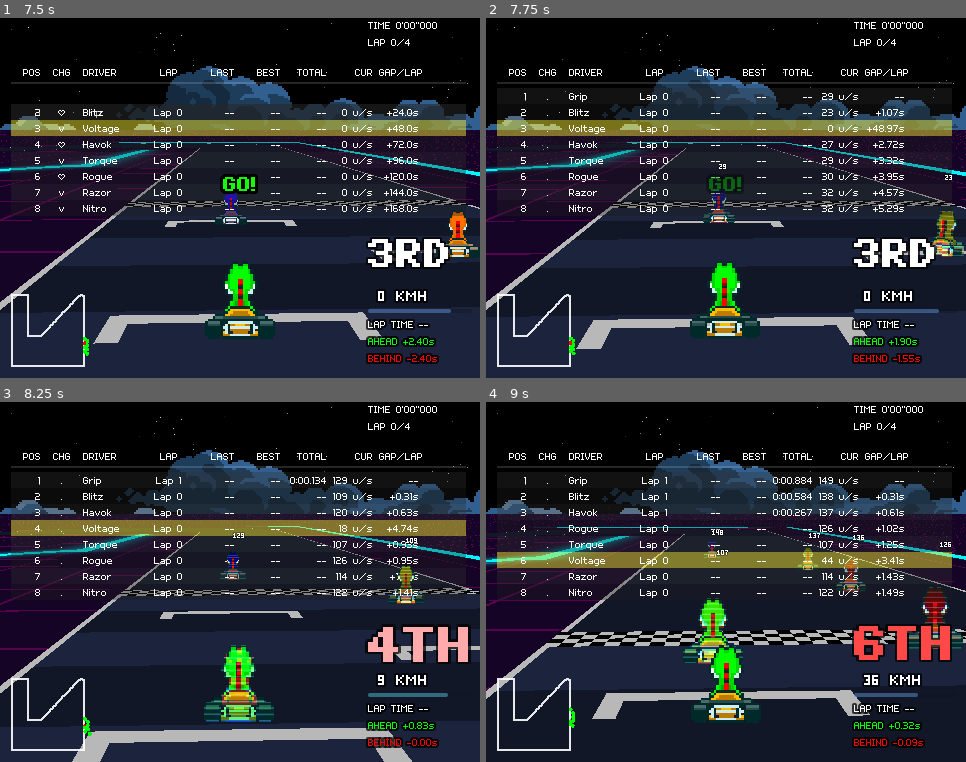
Above: before the commit, frames 1-4 (two rows, left to right).
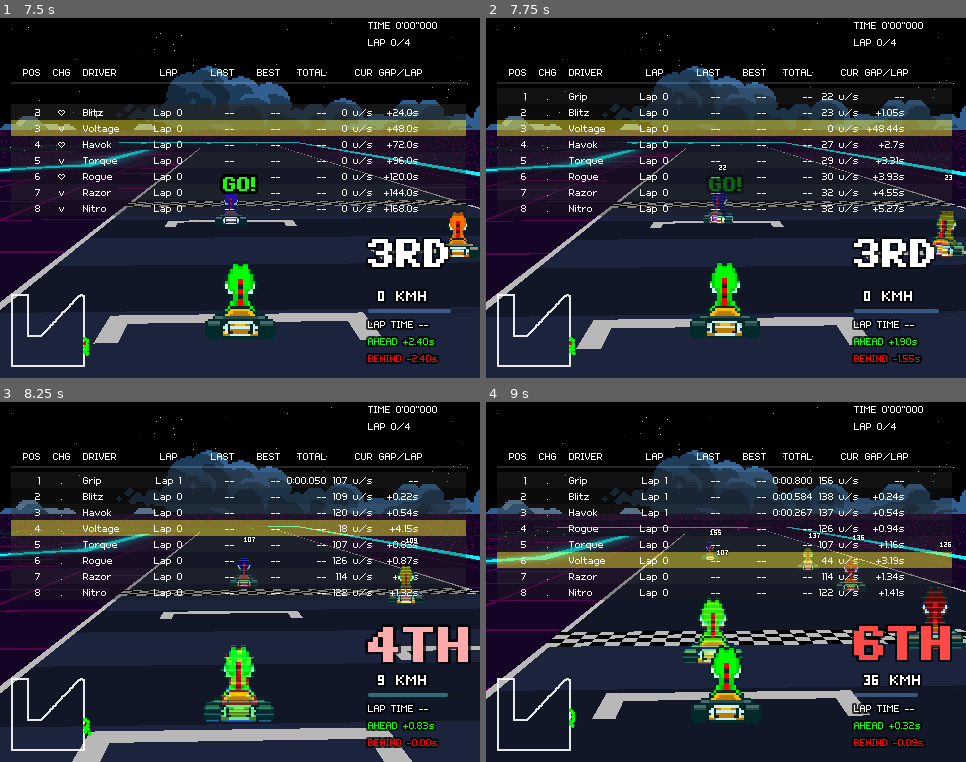
Above: after the commit, the same moments.

Repository: Tekknobot/Kart7
Game: Godot game, scene res://Scenes/main.tscn
Same seed, same stepped clock (60 frames per second), same inputs: the game is played once before the commit and once after it.
Inputs (mouse positions are in pixels of both pictures, inside the frame that each line leads up to):
- Up to frame 1 (7.5 s): tap Enter (ui_accept) at 0.5, 0.77, 3.77, 5, 6.5, 6.77 s; move the mouse to (345, 180) at 0.52 s; hold D (Right) 0.53-1.25 s; hold Shift (Drift) 0.53-1.25 s; click (345, 180) at 0.67 s; tap E (Item) at 0.8, 3.8, 6.8 s; drag from (144, 216) to (216, 270) at 1.27 s; move the mouse to (288, 118) at 2.02 s; hold D (Right) 2.03-2.75 s; hold Space (Nitro) 2.03-2.75 s; tap Tab at 2.3, 5.3 s; drag from (216, 270) to (96, 144) at 2.77 s; move the mouse to (384, 252) at 3.52 s; hold A (Left) 3.53-4.25 s; hold Shift (Drift) 3.53-4.25 s; drag from (96, 144) to (168, 108) at 4.27 s; move the mouse to (264, 198) at 5.02 s; hold S (Brake) 5.03-5.75 s; hold Space (Nitro) 5.03-5.75 s; click (264, 198) at 5.17 s; drag from (168, 108) to (144, 216) at 5.77 s; move the mouse to (345, 180) at 6.52 s; hold W (Forward) 6.53-7.25 s; hold Shift (Drift) 6.53-7.25 s; drag from (144, 216) to (216, 270) at 7.27 s
- Up to frame 2 (7.75 s): no input
- Up to frame 3 (8.25 s): move the mouse to (288, 502) at 8.02 s; hold S (Brake) from 8.03 s (still down); hold Space (Nitro) from 8.03 s (still down)
- Up to frame 4 (9 s): tap Tab at 8.3 s; release S (Brake) at 8.75 s; release Space (Nitro) at 8.75 s; drag from (702, 654) to (582, 528) at 8.77 s

Frame 1 is identical in both runs. In frame 2, 0.4% of the frame differs, in the area x 17-86%, y 20-90%; in frame 3, 0.7%, in the area x 17-86%, y 20-89%; in frame 4, 0.4%.

Commit message:
Successful build to Windows.

Diff:
--- a/Scripts/World Elements/Pseudo3D.gd
+++ b/Scripts/World Elements/Pseudo3D.gd
@@ -49,7 +49,7 @@
 var _intro_tween: Tween
 var _finish_mode: bool = false
 
-const REARVIEW_ACTION: StringName = "RearView"
+var REARVIEW_ACTION: StringName = "RearView"
 
 # ---- Player facing during intro spin ----
 @export var player_angle_frame_offset_deg: float = 0.0  # rotate mapping if your "front" isn't frame 0
--- a/Scripts/World Elements/Racers/Player.gd
+++ b/Scripts/World Elements/Racers/Player.gd
@@ -782,8 +782,9 @@
 		if not InputMap.has_action(action):
 			InputMap.add_action(action)
 
-	# Gamepad
+	# --- Gamepad ---
 	var jb := InputEventJoypadButton.new()
+	jb.device = -1  # accept any controller (prevents Windows device-id mismatches)
 
 	# Forward: A
 	jb.button_index = JOY_BUTTON_A
@@ -792,9 +793,7 @@
 	# Hop / Drift / Nitro: Right Shoulder (RB)
 	jb.button_index = JOY_BUTTON_RIGHT_SHOULDER
 	InputMap.action_add_event("Hop", jb.duplicate())
-	jb.button_index = JOY_BUTTON_RIGHT_SHOULDER
 	InputMap.action_add_event("Drift", jb.duplicate())
-	jb.button_index = JOY_BUTTON_RIGHT_SHOULDER
 	InputMap.action_add_event("Nitro", jb.duplicate())
 
 	# RearView: Left Shoulder (LB)
@@ -807,36 +806,38 @@
 	jb.button_index = JOY_BUTTON_DPAD_RIGHT
 	InputMap.action_add_event("Right", jb.duplicate())
 
-	# Keyboard
-	var ev: InputEventKey
-
-	# Forward: W, Up
-	ev = InputEventKey.new(); ev.keycode = KEY_W;       InputMap.action_add_event("Forward", ev)
-	ev = InputEventKey.new(); ev.keycode = KEY_UP;      InputMap.action_add_event("Forward", ev)
-
-	# Brake: S, Down
-	ev = InputEventKey.new(); ev.keycode = KEY_S;       InputMap.action_add_event("Brake", ev)
-	ev = InputEventKey.new(); ev.keycode = KEY_DOWN;    InputMap.action_add_event("Brake", ev)
-
-	# Left / Right: A/D, ←/→
-	ev = InputEventKey.new(); ev.keycode = KEY_A;       InputMap.action_add_event("Left", ev)
-	ev = InputEventKey.new(); ev.keycode = KEY_LEFT;    InputMap.action_add_event("Left", ev)
-	ev = InputEventKey.new(); ev.keycode = KEY_D;       InputMap.action_add_event("Right", ev)
-	ev = InputEventKey.new(); ev.keycode = KEY_RIGHT;   InputMap.action_add_event("Right", ev)
-
-	# Drift: Shift (both)
-	ev = InputEventKey.new(); ev.keycode = KEY_SHIFT;   InputMap.action_add_event("Drift", ev)
-
-	# Item: E (keyboard) / B (pad)
-	ev = InputEventKey.new(); ev.keycode = KEY_E;       InputMap.action_add_event("Item", ev)
+	# Item: B (pad)
 	jb.button_index = JOY_BUTTON_B
 	InputMap.action_add_event("Item", jb.duplicate())
 
-	# Nitro: Space (uses the old Hop key)
-	ev = InputEventKey.new(); ev.keycode = KEY_SPACE;   InputMap.action_add_event("Nitro", ev)
+	# --- Keyboard ---
+	var ev: InputEventKey
+
+	# Forward: W, Up
+	ev = InputEventKey.new(); ev.keycode = KEY_W;     InputMap.action_add_event("Forward", ev)
+	ev = InputEventKey.new(); ev.keycode = KEY_UP;    InputMap.action_add_event("Forward", ev)
+
+	# Brake: S, Down
+	ev = InputEventKey.new(); ev.keycode = KEY_S;     InputMap.action_add_event("Brake", ev)
+	ev = InputEventKey.new(); ev.keycode = KEY_DOWN;  InputMap.action_add_event("Brake", ev)
+
+	# Left / Right: A/D, ←/→
+	ev = InputEventKey.new(); ev.keycode = KEY_A;     InputMap.action_add_event("Left", ev)
+	ev = InputEventKey.new(); ev.keycode = KEY_LEFT;  InputMap.action_add_event("Left", ev)
+	ev = InputEventKey.new(); ev.keycode = KEY_D;     InputMap.action_add_event("Right", ev)
+	ev = InputEventKey.new(); ev.keycode = KEY_RIGHT; InputMap.action_add_event("Right", ev)
+
+	# Drift: Shift (either)
+	ev = InputEventKey.new(); ev.keycode = KEY_SHIFT; InputMap.action_add_event("Drift", ev)
+
+	# Item: E (keyboard)
+	ev = InputEventKey.new(); ev.keycode = KEY_E;     InputMap.action_add_event("Item", ev)
+
+	# Nitro: Space (old Hop key)
+	ev = InputEventKey.new(); ev.keycode = KEY_SPACE; InputMap.action_add_event("Nitro", ev)
 
 	# RearView (keyboard): TAB (hold to look back)
-	ev = InputEventKey.new(); ev.keycode = KEY_TAB;     InputMap.action_add_event("RearView", ev)
+	ev = InputEventKey.new(); ev.keycode = KEY_TAB;   InputMap.action_add_event("RearView", ev)
 
 func _apply_hop_sprite_offset() -> void:
 	# intentionally empty — nitro has no visual bob
--- a/project.godot
+++ b/project.godot
@@ -71,21 +71,6 @@
 , Object(InputEventJoypadButton,"resource_local_to_scene":false,"resource_name":"","device":-1,"button_index":14,"pressure":0.0,"pressed":false,"script":null)
 ]
 }
-Hop={
-"deadzone": 0.2,
-"events": [Object(InputEventJoypadButton,"resource_local_to_scene":false,"resource_name":"","device":-1,"button_index":10,"pressure":0.0,"pressed":false,"script":null)
-]
-}
-RearView={
-"deadzone": 0.2,
-"events": [Object(InputEventJoypadButton,"resource_local_to_scene":false,"resource_name":"","device":-1,"button_index":9,"pressure":0.0,"pressed":false,"script":null)
-]
-}
-Drift={
-"deadzone": 0.2,
-"events": [Object(InputEventJoypadButton,"resource_local_to_scene":false,"resource_name":"","device":-1,"button_index":10,"pressure":0.0,"pressed":false,"script":null)
-]
-}
 
 [logging]
 
